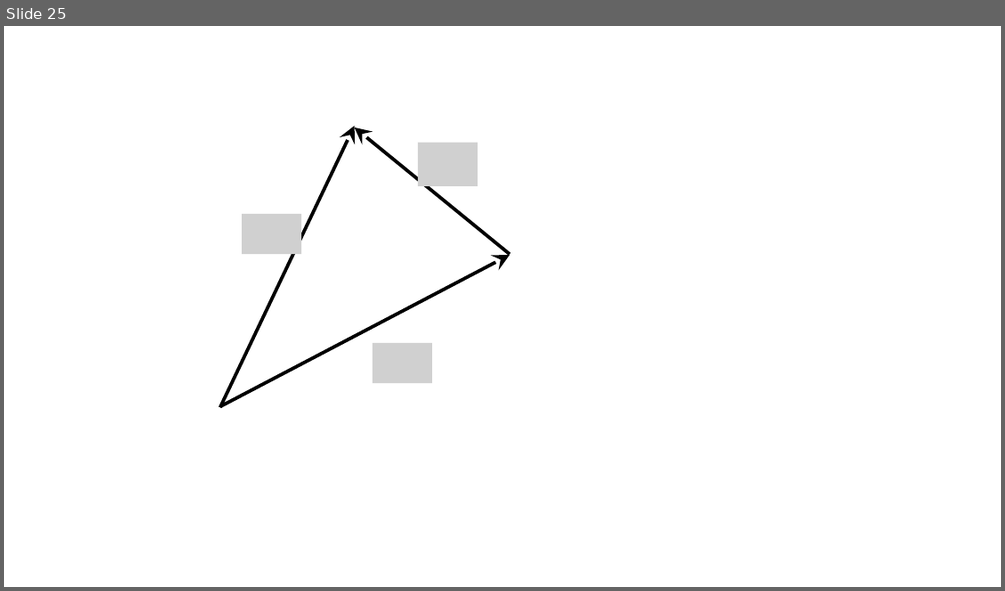
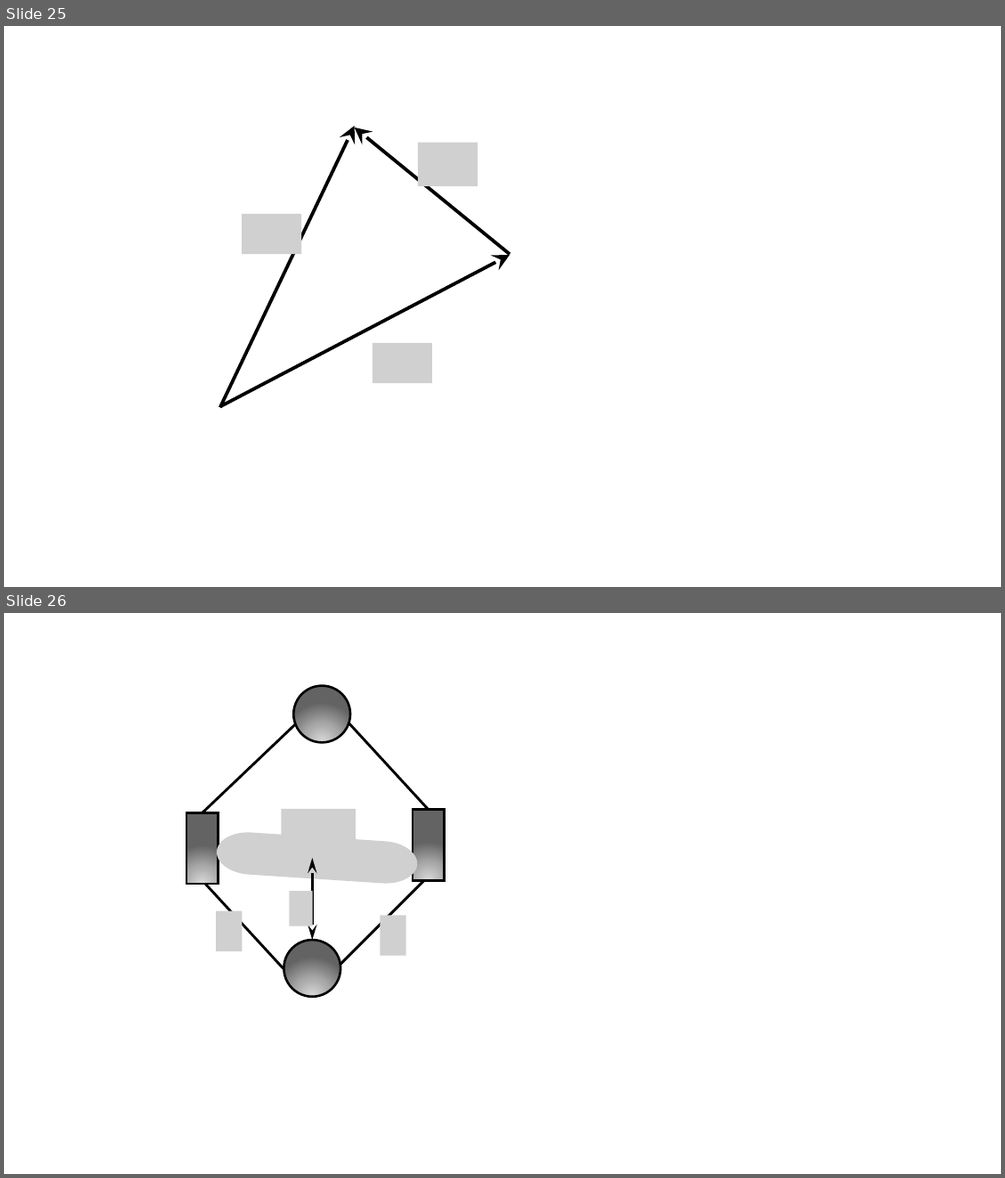
Before and after one commit to savchenko-physics/savchenko-physics.github.io, a slide deck: volunteer/Drawings.pptx. Shown one above the other, each under a label of ours: slide 25 before the commit, slides 25 and 26 after it. The pictures are 1005x591 and 1005x1178 pixels, drawn with LibreOffice and Linux fonts; fonts in the diff are those of the drawing; grey boxes stand for pictures. Boxes give left, top, right and bottom in pixels: in the first picture for what was removed or moved away, otherwise in the second. Text is boxed around its words. In the diff, an @@ line names an element or a change of style, - is before the commit and + after.

```diff
--- a/volunteer/Drawings.pptx
+++ b/volunteer/Drawings.pptx
@@ slide 26 added at (x1=4, y1=613, x2=1001, y2=1174), background #FFFFFF @@
@@ ellipse added at (x1=293, y1=686, x2=350, y2=742), fill gradient #DBDBDB to #AAAAAA to #636363, outline #000000 2.25 pt @@
@@ line added from (202, 812) to (295, 724), #000000 2.5 pt @@
@@ line added from (429, 810) to (348, 722), #000000 2.5 pt @@
@@ rectangle added at (x1=186, y1=812, x2=218, y2=884), fill gradient #DBDBDB to #AAAAAA to #636363, outline #000000 2.25 pt @@
@@ picture added at (x1=282, y1=809, x2=356, y2=844) @@
@@ rectangle added at (x1=413, y1=810, x2=445, y2=881), fill gradient #DBDBDB to #AAAAAA to #636363, outline #000000 2.25 pt @@
@@ picture added at (x1=215, y1=830, x2=419, y2=885) @@
@@ double arrow added from (312, 940) to (312, 858), #000000 3 pt @@
@@ line added from (283, 968) to (202, 881), #000000 2.5 pt @@
@@ picture added at (x1=289, y1=891, x2=312, y2=925) @@
@@ line added from (336, 968) to (424, 881), #000000 2.5 pt @@
@@ picture added at (x1=216, y1=911, x2=242, y2=952) @@
@@ picture added at (x1=380, y1=915, x2=406, y2=956) @@
@@ ellipse added at (x1=283, y1=940, x2=340, y2=997), fill gradient #DBDBDB to #AAAAAA to #636363, outline #000000 2.25 pt @@
```
Also in this commit, not shown: 1 other file.
